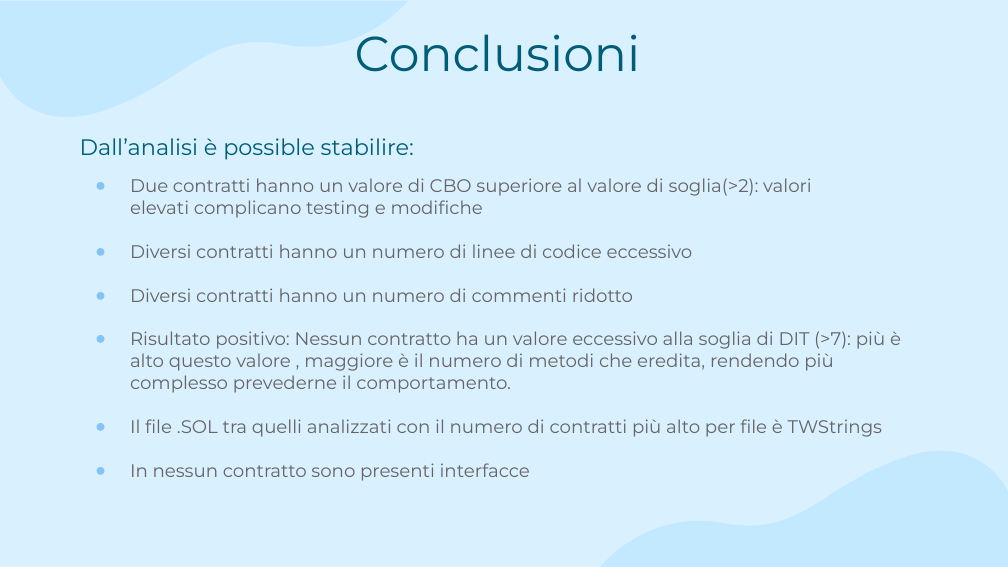
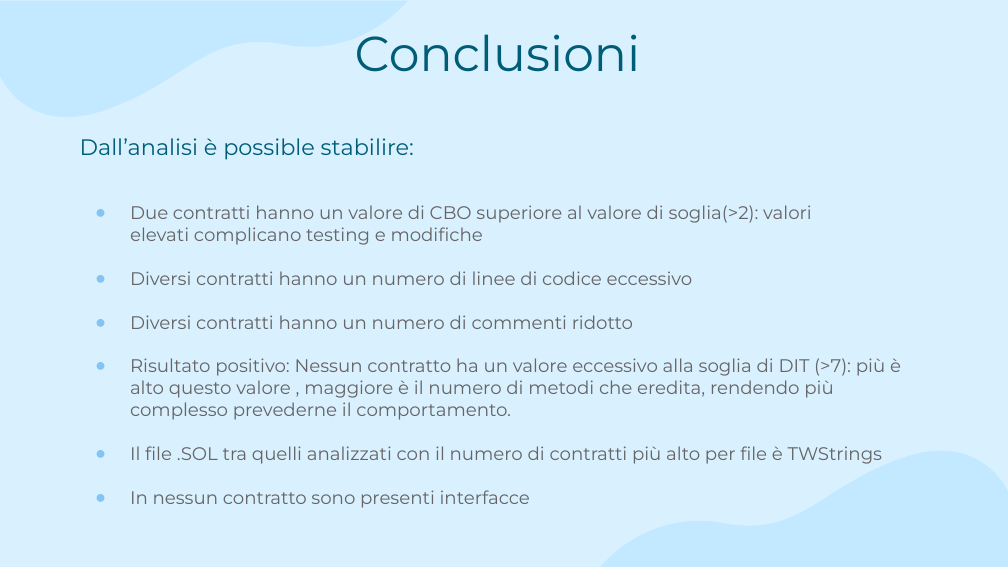
Before and after one commit to FrancescoMazzitelli/SolidityMetricsExtractor, a slide deck: slide 27 of SolidityMetricsExtractor.pptx. Drawn at 1008x567 pixels with LibreOffice and Linux fonts; fonts in the diff are those of the drawing. Boxes give left, top, right and bottom in pixels: in the first picture for what was removed or moved away, otherwise in the second. Text is boxed around its words. In the diff, an @@ line names an element or a change of style, - is before the commit and + after.

```diff
--- a/SolidityMetricsExtractor.pptx
+++ b/SolidityMetricsExtractor.pptx
@@ text "Due contratti hanno un valore ...": place and size @@
-text "Due contratti hanno un valore ..." at (130, 178, 901, 481)
+text "Due contratti hanno un valore ..." at (130, 205, 901, 508)
```
Also in this commit, not shown: 1 slide added.
